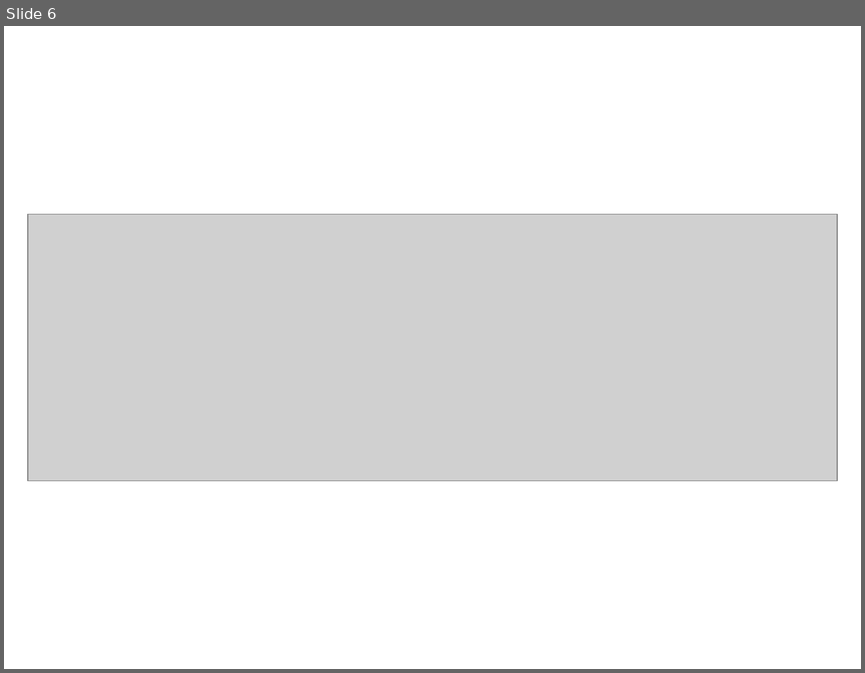
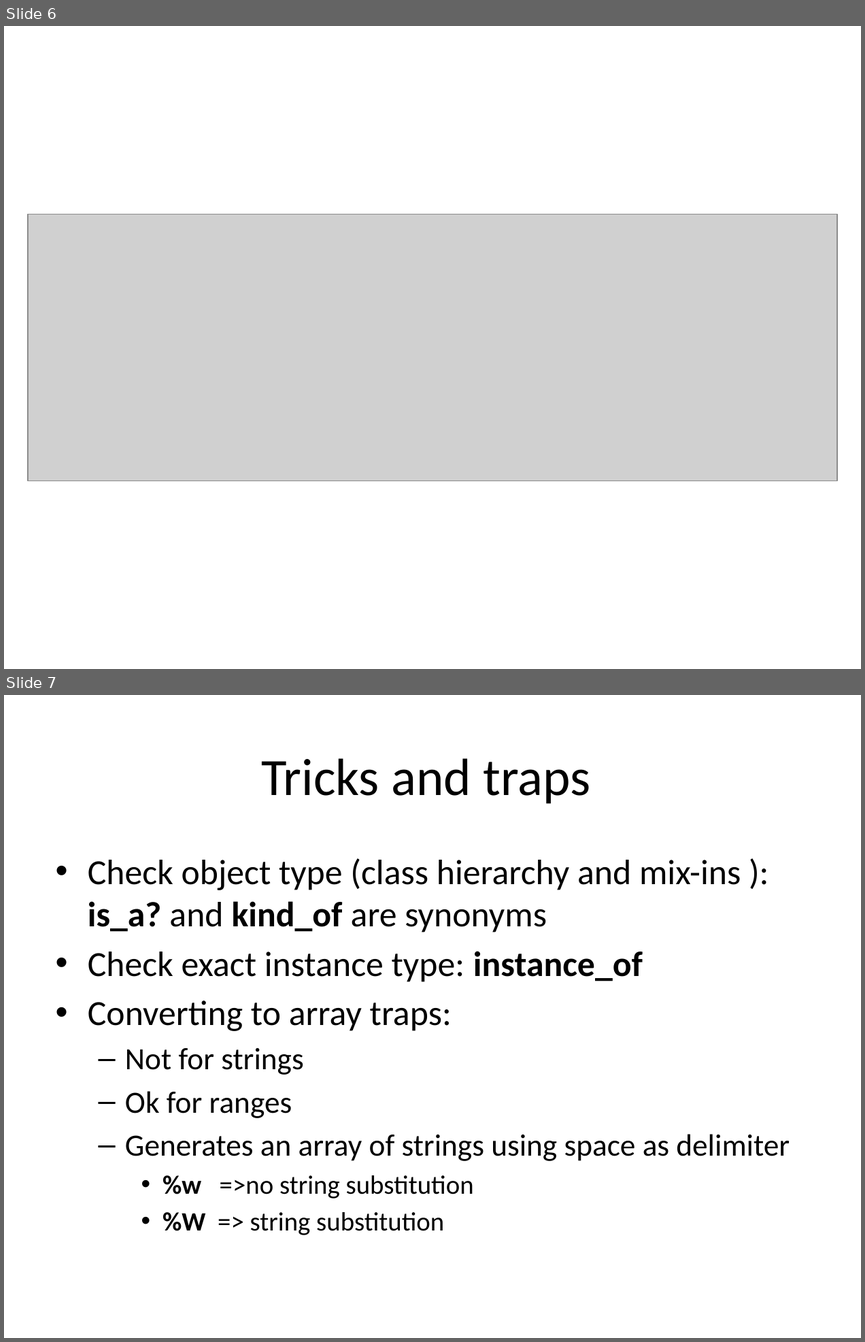
Before and after one commit to zfvit/learning_ruby, a slide deck: Ruby_preparation_exam.pptx. Shown one above the other, each under a label of ours: slide 6 before the commit, slides 6 and 7 after it. The pictures are 865x673 and 865x1342 pixels, drawn with LibreOffice and Linux fonts; fonts in the diff are those of the drawing; grey boxes stand for pictures. Boxes give left, top, right and bottom in pixels: in the first picture for what was removed or moved away, otherwise in the second. Text is boxed around its words. In the diff, an @@ line names an element or a change of style, - is before the commit and + after.

Commit message:
more

```diff
--- a/Ruby_preparation_exam.pptx
+++ b/Ruby_preparation_exam.pptx
@@ slide 7 added at (4, 695, 861, 1338), background #FFFFFF @@
@@ title added at (261, 758, 591, 804), 44 pt, text #000000 @@
+Tricks and traps
@@ text added at (88, 858, 789, 1235), 29.6 pt, text #000000 @@
+• Check object type (class hierarchy and mix-ins ): is_a? and kind_of are synonyms
+• Check exact instance type: instance_of
+• Converting to array traps:
+  – Not for strings
+  – Ok for ranges
+  – Generates an array of strings using space as delimiter
+    • %w =>no string substitution
+    • %W => string substitution
```
Also in this commit, not shown: 2 other slides added.
